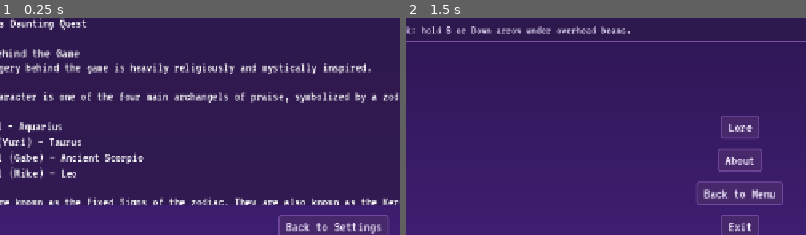
Above: before the commit, frames 1-2 (left to right).
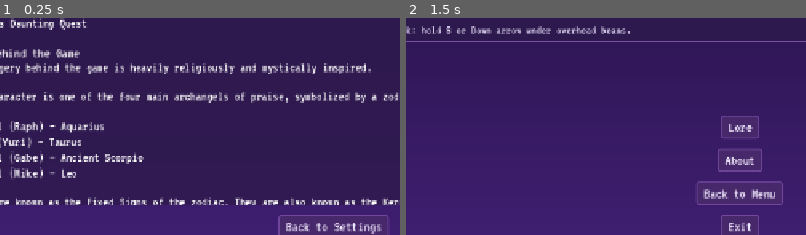
Above: after the commit, the same moments.

Repository: khrollo963/Occult-Video-Game-
Game: Godot game, scene res://scenes/UI/lore.tscn
The game is run twice, just before and just after one commit, with the same random seed, the same clock (stepped at 60 frames per second) and the same inputs. This scene is started directly instead of the project's main scene.
Inputs:
- Up to frame 1 (0.25 s): no input
- Up to frame 2 (1.5 s): tap Enter (attack) at 0.5, 0.6 s; hold D (move_right) 0.53-1.25 s; tap Space (jump) at 0.77, 1.07 s; click "Back to Settings" at 1.25 s
The pictures show only the part of the screen within x 8-58%, y 46-96%; the shares and areas given below are measured in that part.

The runs differ from the first frame. In frame 1, 0.6% of the frame differs, in the area x 2-26%, y 47-53%; in frame 2, nothing differs.

Commit message:
fix: raphs name

Diff:
--- a/scenes/UI/lore.gd
+++ b/scenes/UI/lore.gd
@@ -17,7 +17,7 @@
 
 Each character is one of the four main archangels of praise, symbolized by a zodiac sign:
 
-[b]Raphael[/b] — Aquarius
+[b]Raphael (Raph)[/b] — Aquarius
 [b]Uriel (Yuri)[/b] — Taurus
 [b]Gabriel (Gabe)[/b] — Ancient Scorpio
 [b]Michael (Mike)[/b] — Leo
